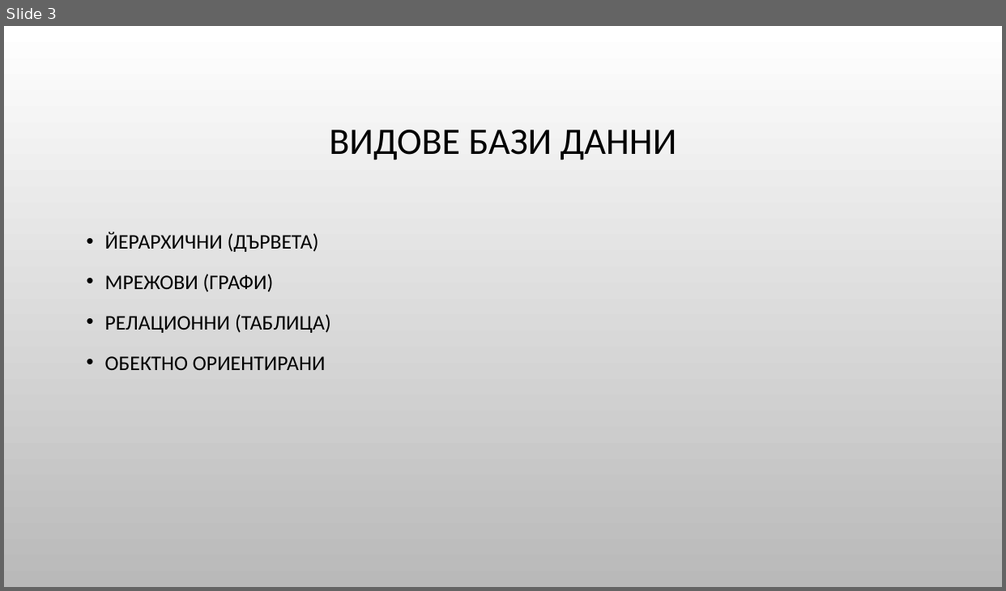
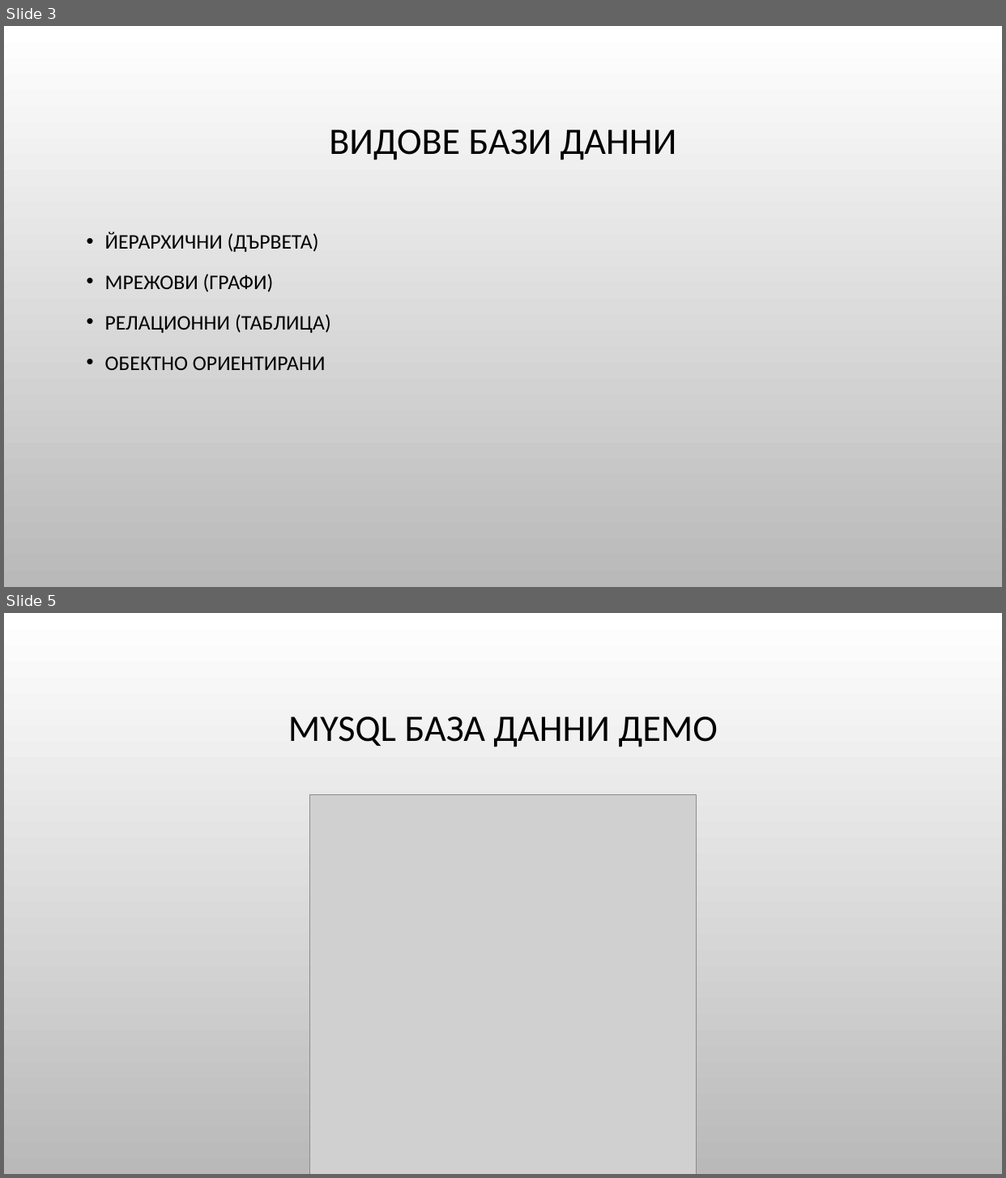
Before and after one commit to Bilyukov/php-mysql-course, a slide deck: 09.introduction-to-mysql.pptx. Shown one above the other, each under a label of ours: slide 3 before the commit, slides 3 and 5 after it; the slides between them are not shown. The pictures are 1006x591 and 1006x1178 pixels, drawn with LibreOffice and Linux fonts; fonts in the diff are those of the drawing; grey boxes stand for pictures; background and template pictures are left out. Boxes give left, top, right and bottom in pixels: in the first picture for what was removed or moved away, otherwise in the second. Text is boxed around its words. In the diff, an @@ line names an element or a change of style, - is before the commit and + after.

```diff
--- a/09.introduction-to-mysql.pptx
+++ b/09.introduction-to-mysql.pptx
@@ slide 5 added at (x1=4, y1=613, x2=1002, y2=1174), background picture (left out) @@
@@ title added at (x1=288, y1=717, x2=718, y2=747), 36 pt, text #000000 @@
+MYSQL БАЗА ДАННИ ДЕМО
@@ picture added at (x1=310, y1=795, x2=697, y2=1174) @@
```
Also in this commit, not shown: 19 other slides added, 9 other files.
